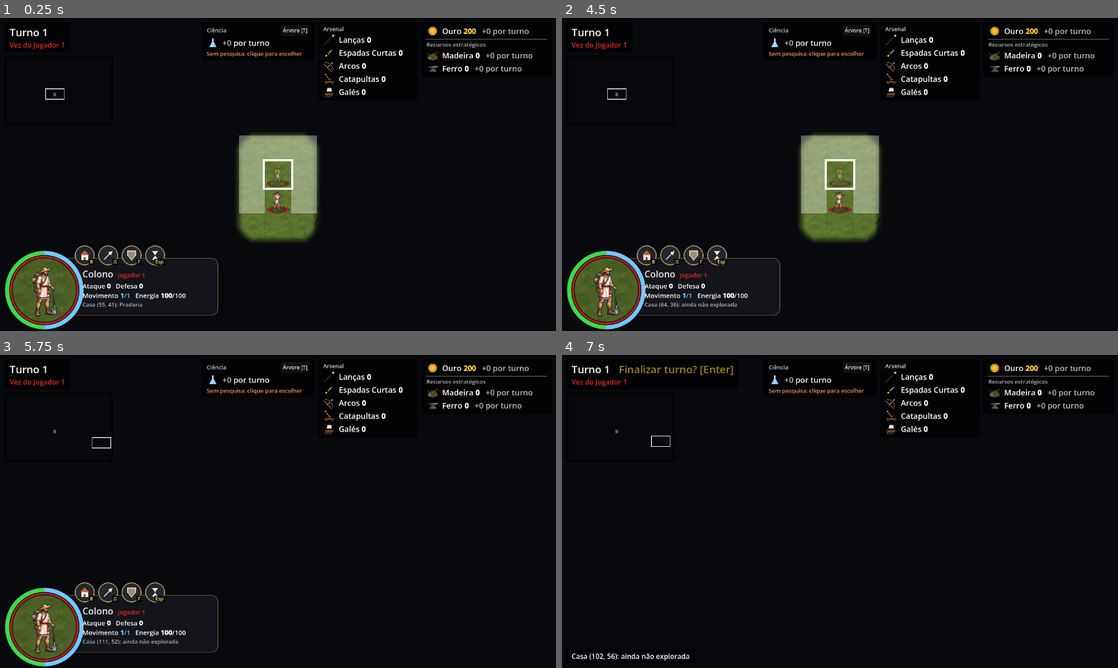
Above: before the commit, frames 1-4 (two rows, left to right).
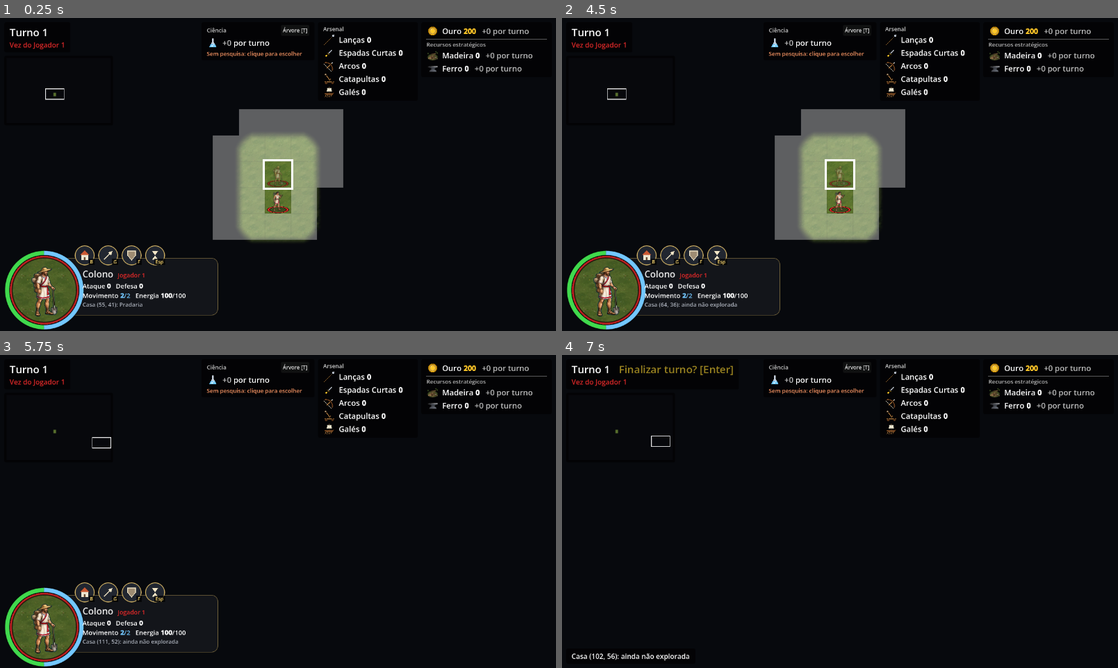
Above: after the commit, the same moments.

Repository: tscpereira/Geopolitik
Game: Godot game, scene res://scenes/main.tscn
The game is run twice, just before and just after one commit, with the same random seed, the same clock (stepped at 60 frames per second) and the same inputs.
Inputs (mouse positions are in pixels of both pictures, inside the frame that each line leads up to):
- Up to frame 1 (0.25 s): no input
- Up to frame 2 (4.5 s): click "Árvore [T]" at 0.5 s; click (645, 255) at 1.27 s; click (667, 255) at 2.02 s; click (695, 255) at 2.77 s; click (717, 255) at 3.52 s; click "Fechar [Esc]" at 4.25 s
- Up to frame 3 (5.75 s): tap Enter at 5 s; drag from (61, 426) to (333, 442) at 5.02 s
- Up to frame 4 (7 s): tap Space at 5.75 s; drag from (728, 527) to (812, 574) at 5.77 s; click (739, 592) at 6.52 s

The runs differ from the first frame. In frame 1, 5.2% of the frame differs, in the area x 21-62%, y 29-90%; in frame 2, 5.2%; in frame 3, less than 0.1%; in frame 4, nothing differs.

Commit message:
Unidades: quem andava 1 anda 2 (menos a Catapulta); Arqueiro com ataque à distância 1; Catapulta com ataque 2 e alcance 1
Co-Authored-By: Claude Opus 5.5 <noreply@anthropic.com>

Diff:
--- a/data/units/arqueiro.tres
+++ b/data/units/arqueiro.tres
@@ -7,9 +7,9 @@
 script = ExtResource("1")
 display_name = "Arqueiro"
 symbol = "A"
-attack = 2
+attack = 1
 defense = 1
-movement = 1
+movement = 2
 attack_range = 1
 vision = 2
 sprite = ExtResource("2")
--- a/data/units/catapulta.tres
+++ b/data/units/catapulta.tres
@@ -7,10 +7,10 @@
 script = ExtResource("1")
 display_name = "Catapulta"
 symbol = "K"
-attack = 4
+attack = 2
 defense = 1
 movement = 1
-attack_range = 2
+attack_range = 1
 vision = 2
 projectile = 1
 sprite = ExtResource("2")
--- a/data/units/colono.tres
+++ b/data/units/colono.tres
@@ -9,6 +9,6 @@
 symbol = "S"
 attack = 0
 defense = 0
-movement = 1
+movement = 2
 can_found_city = true
 sprite = ExtResource("2")
--- a/data/units/guerreiro.tres
+++ b/data/units/guerreiro.tres
@@ -9,5 +9,5 @@
 symbol = "G"
 attack = 1
 defense = 1
-movement = 1
+movement = 2
 sprite = ExtResource("2")
--- a/data/units/guerreiro_espada.tres
+++ b/data/units/guerreiro_espada.tres
@@ -9,5 +9,5 @@
 symbol = "E"
 attack = 2
 defense = 2
-movement = 1
+movement = 2
 sprite = ExtResource("2")
--- a/data/units/lanceiro.tres
+++ b/data/units/lanceiro.tres
@@ -9,6 +9,6 @@
 symbol = "L"
 attack = 1
 defense = 2
-movement = 1
+movement = 2
 anti_cavalry_bonus = 1
 sprite = ExtResource("2")
--- a/data/units/trabalhador.tres
+++ b/data/units/trabalhador.tres
@@ -9,7 +9,7 @@
 symbol = "T"
 attack = 0
 defense = 0
-movement = 1
+movement = 2
 can_build_lumber_mill = true
 can_build_farm = true
 can_rebuild = true
--- a/scripts/cities/city.gd
+++ b/scripts/cities/city.gd
@@ -171,28 +171,28 @@
 		"cost": 10, "gold": 50, "on_tile": false,
 		"unit": preload("res://data/units/guerreiro.tres"), "population": 1,
 		"requires": Build.HEADQUARTERS,
-		"description": "Unidade militar rústica (Ataque 1, Defesa 1, Movimento 1). Feita no Quartel General; não precisa de armas do arsenal.",
+		"description": "Unidade militar rústica (Ataque 1, Defesa 1, Movimento 2). Feita no Quartel General; não precisa de armas do arsenal.",
 	},
 	Build.SPEARMAN: {
 		"name": "Lanceiro", "article": "o", "category": Category.UNIT,
 		"cost": 12, "gold": 50, "weapons": {Arsenal.Weapon.SPEAR: 1}, "on_tile": false,
 		"unit": preload("res://data/units/lanceiro.tres"), "population": 1,
 		"requires": Build.HEADQUARTERS, "tech": Technology.Tech.BRONZE_WORKING,
-		"description": "Hoplita (Ataque 1, Defesa 2, Movimento 1); +1 de ataque e de defesa contra cavalaria. Exige Trabalho em Bronze; leva 1 Lança.",
+		"description": "Hoplita (Ataque 1, Defesa 2, Movimento 2); +1 de ataque e de defesa contra cavalaria. Exige Trabalho em Bronze; leva 1 Lança.",
 	},
 	Build.SETTLER: {
 		"name": "Colono", "article": "o", "category": Category.UNIT,
 		"cost": 10, "gold": 50, "on_tile": false,
 		"unit": preload("res://data/units/colono.tres"), "population": 1,
 		"requires": Build.CITY_HALL,
-		"description": "Sem ataque nem defesa (Movimento 1). Funda uma nova cidade (tecla B). Feito na Prefeitura.",
+		"description": "Sem ataque nem defesa (Movimento 2). Funda uma nova cidade (tecla B). Feito na Prefeitura.",
 	},
 	Build.WORKER: {
 		"name": "Trabalhador", "article": "o", "category": Category.UNIT,
 		"cost": 5, "gold": 50, "on_tile": false,
 		"unit": preload("res://data/units/trabalhador.tres"), "population": 1,
 		"requires": Build.CITY_HALL,
-		"description": "Sem ataque nem defesa (Movimento 1). Constrói fazendas, madeireiras, minas e estradas (e madeireiras remotas). Feito na Prefeitura.",
+		"description": "Sem ataque nem defesa (Movimento 2). Constrói fazendas, madeireiras, minas e estradas (e madeireiras remotas). Feito na Prefeitura.",
 	},
 	Build.CITY_HALL: {
 		"name": "Prefeitura", "article": "a", "category": Category.BUILDING,
@@ -271,21 +271,21 @@
 		"cost": 15, "gold": 50, "weapons": {Arsenal.Weapon.SHORT_SWORD: 1}, "on_tile": false,
 		"unit": preload("res://data/units/guerreiro_espada.tres"), "population": 1,
 		"requires": Build.HEADQUARTERS, "tech": Technology.Tech.IRON_WORKING,
-		"description": "Legionário com gládio e escudo grande (Ataque 2, Defesa 2, Movimento 1). Exige Trabalho em Ferro; leva 1 Espada Curta.",
+		"description": "Legionário com gládio e escudo grande (Ataque 2, Defesa 2, Movimento 2). Exige Trabalho em Ferro; leva 1 Espada Curta.",
 	},
 	Build.CATAPULT: {
 		"name": "Catapulta", "article": "a", "category": Category.UNIT,
 		"cost": 10, "gold": 50, "weapons": {Arsenal.Weapon.CATAPULT: 1}, "on_tile": false,
 		"unit": preload("res://data/units/catapulta.tres"), "population": 1,
 		"requires": Build.HEADQUARTERS, "tech": Technology.Tech.MATHEMATICS,
-		"description": "Máquina de cerco com a sua equipe: ataque à distância 4, alcance 2 (floresta e colinas no meio bloqueiam o tiro); Defesa 1, Movimento 1. Exige Matemática; leva 1 Catapulta do arsenal (a máquina, feita na Marcenaria).",
+		"description": "Máquina de cerco com a sua equipe, atira pedras na casa vizinha: ataque à distância 2, alcance 1, sem levar dano; Defesa 1, Movimento 1 (lenta). Exige Matemática; leva 1 Catapulta do arsenal (a máquina, feita na Marcenaria).",
 	},
 	Build.ARCHER: {
 		"name": "Arqueiro", "article": "o", "category": Category.UNIT,
 		"cost": 12, "gold": 50, "weapons": {Arsenal.Weapon.BOW: 1}, "on_tile": false,
 		"unit": preload("res://data/units/arqueiro.tres"), "population": 1,
 		"requires": Build.HEADQUARTERS, "tech": Technology.Tech.RANGED_WARFARE,
-		"description": "Atira flechas na casa vizinha: ataque à distância 2, alcance 1, sem levar dano; Defesa 1, Movimento 1. Exige Guerra a distância; leva 1 Arco.",
+		"description": "Atira flechas na casa vizinha: ataque à distância 1, alcance 1, sem levar dano; Defesa 1, Movimento 2. Exige Guerra a distância; leva 1 Arco.",
 	},
 	Build.BOW: {
 		"name": "Arco", "article": "o", "category": Category.WEAPON,
--- a/scripts/science/technology.gd
+++ b/scripts/science/technology.gd
@@ -68,7 +68,7 @@
 	},
 	Tech.RANGED_WARFARE: {
 		"name": "Guerra a distância", "cost": 35, "requires": [Tech.WRITING],
-		"description": "Arcos e flechas: atacar sem chegar perto. Libera o Arqueiro (ataque à distância 2, alcance 1; leva 1 Arco).",
+		"description": "Arcos e flechas: atacar sem chegar perto. Libera o Arqueiro (ataque à distância 1, alcance 1; leva 1 Arco).",
 		"image": "res://assets/tech/guerra_a_distancia.png",
 	},
 	Tech.NAVIGATION: {
@@ -83,7 +83,7 @@
 	},
 	Tech.MATHEMATICS: {
 		"name": "Matemática", "cost": 60, "requires": [Tech.CONSTRUCTION],
-		"description": "Números e geometria aplicados às máquinas. Libera a Catapulta (ataque à distância 4, alcance 2).",
+		"description": "Números e geometria aplicados às máquinas. Libera a Catapulta (ataque à distância 2, alcance 1).",
 		"image": "res://assets/tech/matematica.png",
 	},
 	Tech.IRON_WORKING: {
Not shown, changed: documentação.txt
